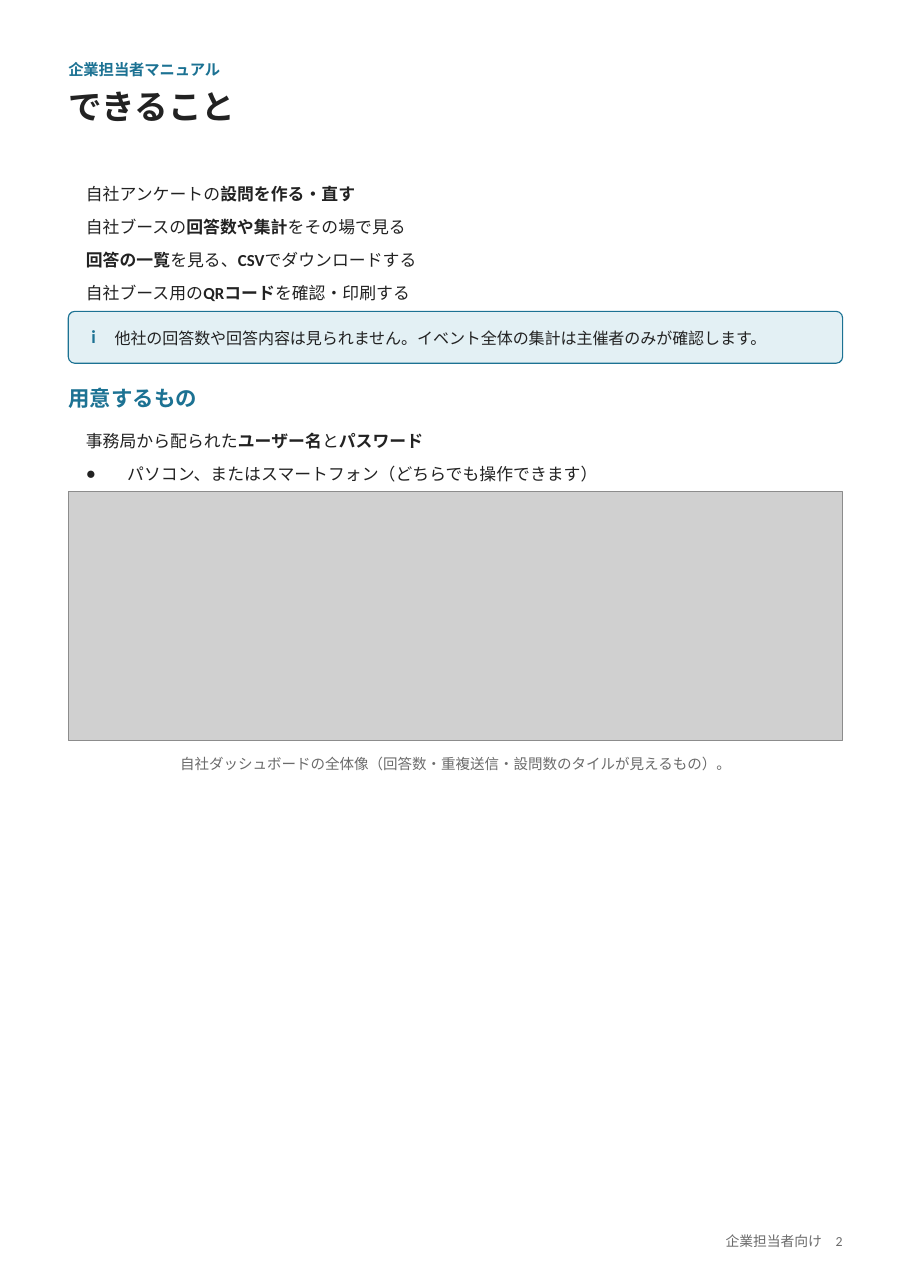
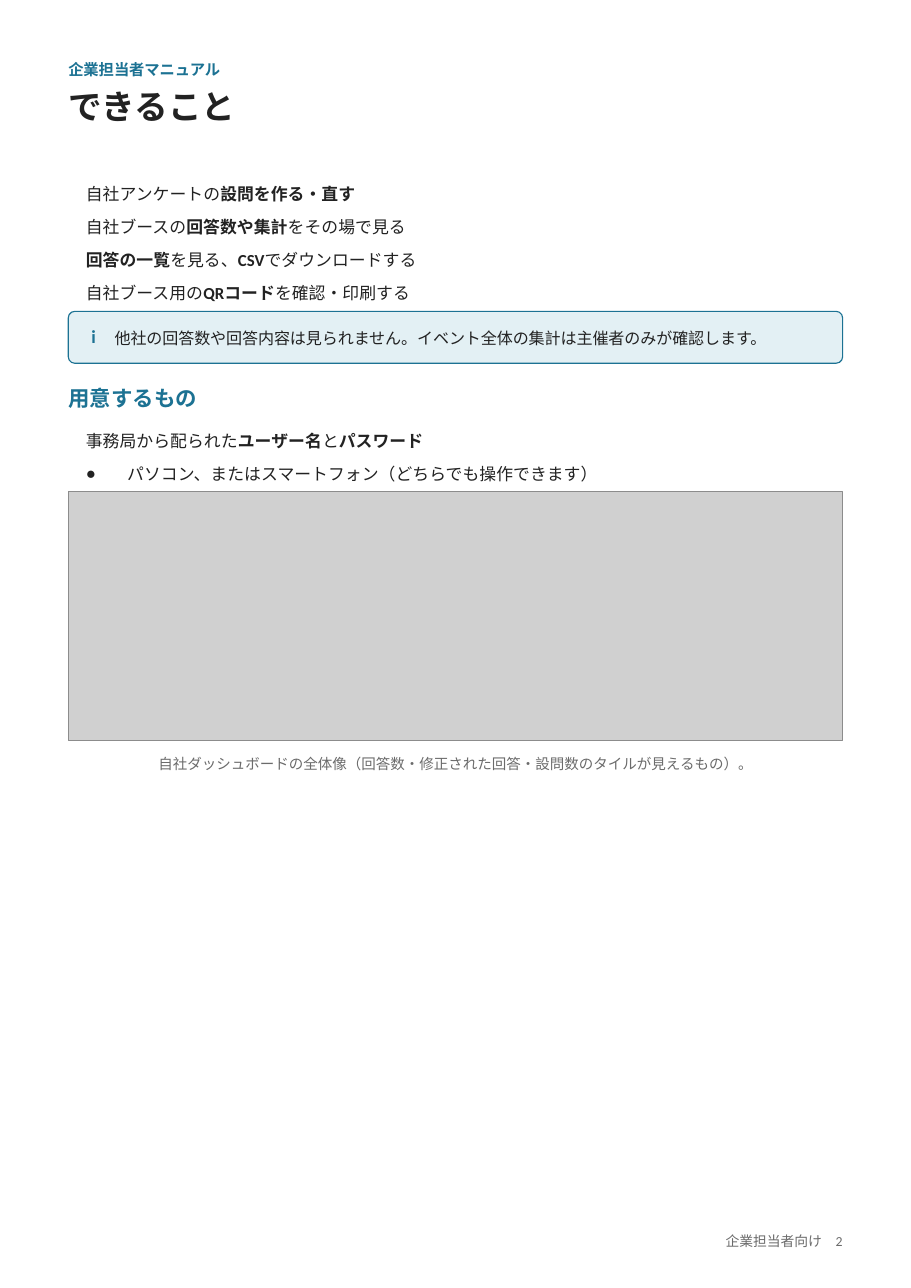
Before and after one commit to nisplus/enque, a slide deck: slide 2 of docs/manual-company.pptx. Drawn at 911x1288 pixels with LibreOffice and Linux fonts; fonts in the diff are those of the drawing; grey boxes stand for pictures. Boxes give left, top, right and bottom in pixels: in the first picture for what was removed or moved away, otherwise in the second. Text is boxed around its words. In the diff, an @@ line names an element or a change of style, - is before the commit and + after.

```diff
--- a/docs/manual-company.pptx
+++ b/docs/manual-company.pptx
@@ text at bbox=[158, 757, 752, 770]: text changed @@
-自社ダッシュボードの全体像（回答数・重複送信・設問数のタイルが見えるもの）。
+自社ダッシュボードの全体像（回答数・修正された回答・設問数のタイルが見えるもの）。
```
Also in this commit, not shown: 2 other slides changed, 10 other files.
